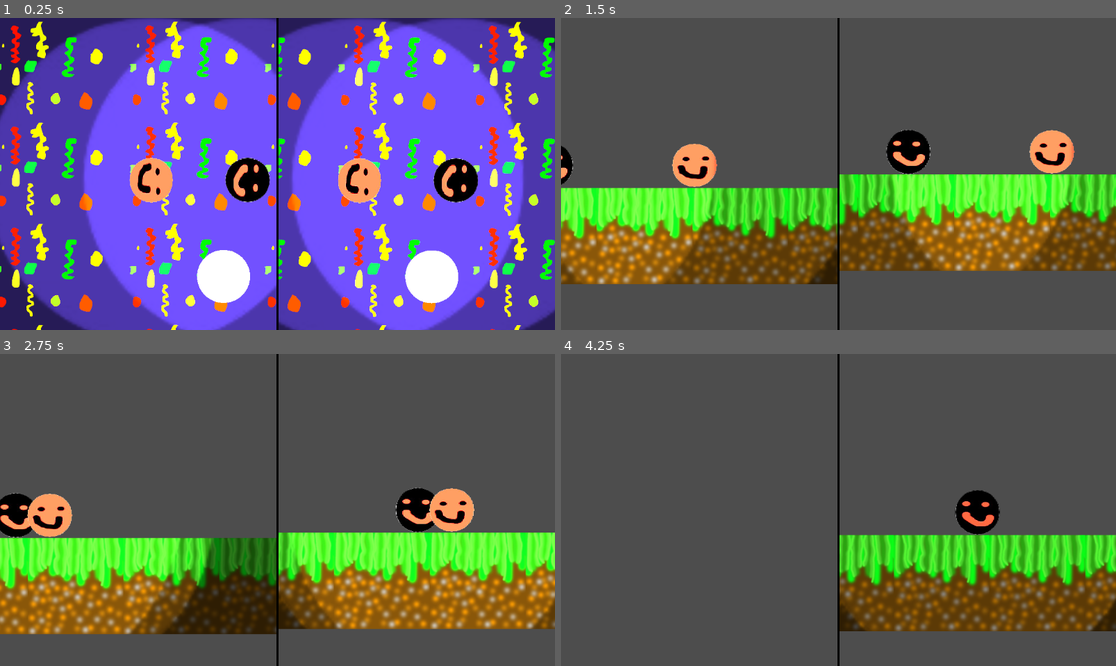
Above: before the commit, frames 1-4 (two rows, left to right).
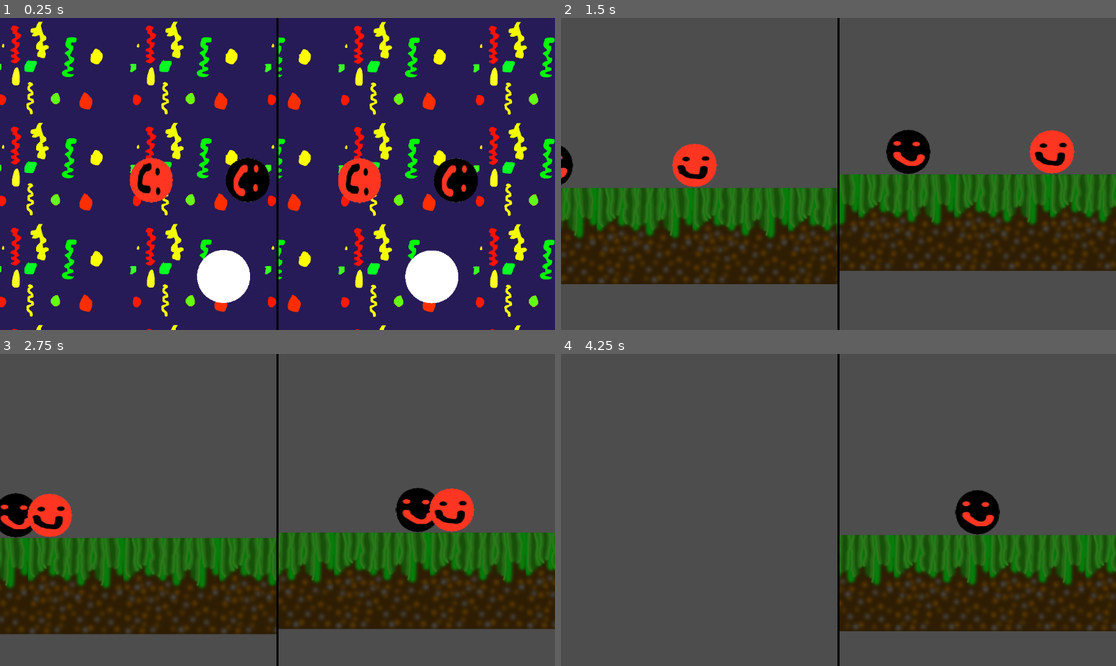
Above: after the commit, the same moments.

Repository: real-chicken-master/GDD112TempName
Game: Godot game, scene res://UI/splitscreen.tscn
Two runs of this game, one before a commit and one after it. Both use one fixed random seed, a clock stepped at 60 frames per second and the inputs below.
Inputs:
- Up to frame 1 (0.25 s): no input
- Up to frame 2 (1.5 s): hold D (right1) from 0.53 s (still down); tap Down (down2) at 0.6 s; tap W (up1) at 0.77 s; tap Left (left2) at 1.35 s
- Up to frame 3 (2.75 s): tap W (up1) at 1.52 s; release D (right1) at 2.03 s; hold A (left1) from 2.03 s (still down); tap Right (right2) at 2.1 s
- Up to frame 4 (4.25 s): release A (left1) at 2.78 s; hold D (right1) from 2.78 s (still down); tap Up (up2) at 2.85 s; tap W (up1) at 3.02, 3.77 s; tap Down (down2) at 3.6 s

The runs differ from the first frame. In frame 1, 85% of the frame differs, in the area x 0-100%, y 0-100%; in frame 2, 32%; in frame 3, 28%; in frame 4, 15%.

Commit message:
fixed bug

Diff:
--- a/UI/splitscreen.tscn
+++ b/UI/splitscreen.tscn
@@ -53,7 +53,7 @@
 
 [node name="SubViewport" type="SubViewport" parent="HBoxContainer/SubViewportContainer"]
 handle_input_locally = false
-size = Vector2i(574, 648)
+size = Vector2i(2, 2)
 render_target_update_mode = 4
 script = SubResource("GDScript_3ulip")
 
@@ -73,7 +73,7 @@
 
 [node name="SubViewport" type="SubViewport" parent="HBoxContainer/SubViewportContainer2"]
 handle_input_locally = false
-size = Vector2i(574, 648)
+size = Vector2i(2, 2)
 render_target_update_mode = 4
 script = SubResource("GDScript_eexgl")
 
--- a/lobby/main_lobby.gd
+++ b/lobby/main_lobby.gd
@@ -4,7 +4,7 @@
 # Called when the node enters the scene tree for the first time.
 func _ready():
 	for lights in get_tree().get_nodes_in_group("player_light"):
-		lights.energy = 1
+		lights.energy = 0
 
 # Called every frame. 'delta' is the elapsed time since the previous frame.
 #func _process(delta):
Not shown: 1 places in Minigames/maze/maze.tscn that only renumber resources
Not shown: 1 places in lobby/main_lobby.tscn that only renumber resources
Not shown: 1 places in players/player 2/player2.tscn that only renumber resources
Not shown: 1 places in players/player1/player1.tscn that only renumber resources
